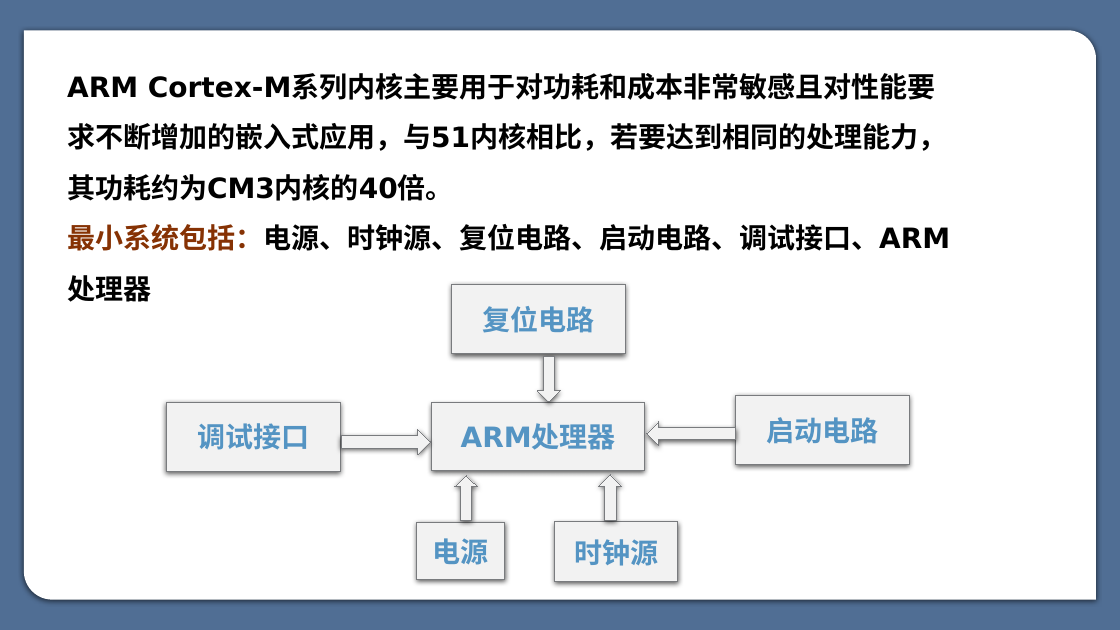
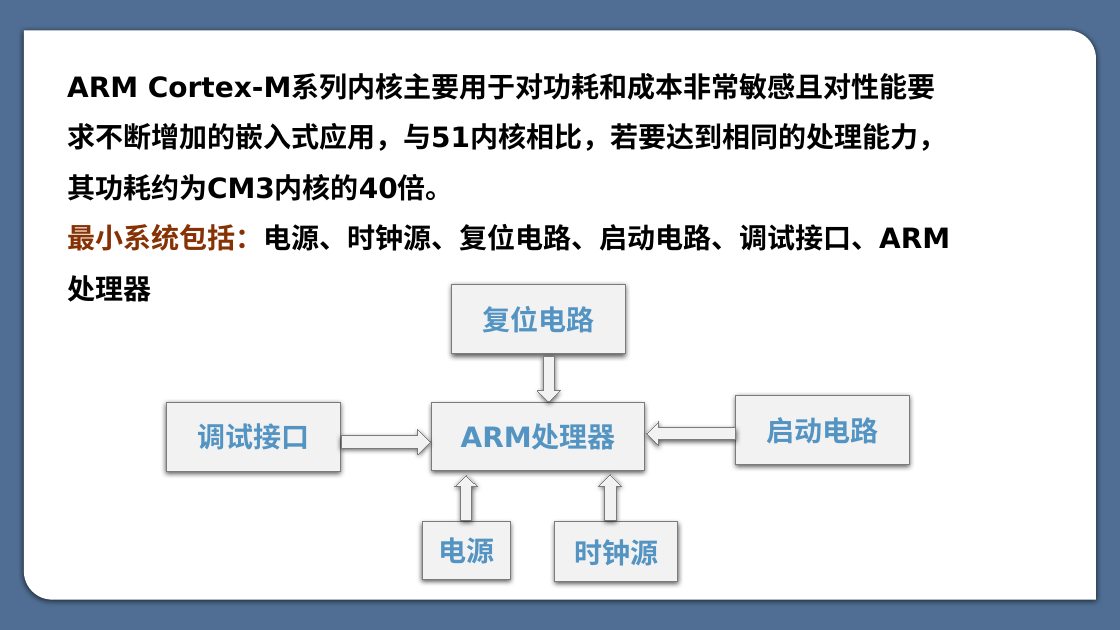
Before and after one commit to myp-super/SXU-CK-Learning-materials, a slide deck: slide 2 of 嵌入式学习资料/STM32/大三下课堂课件/第三章 STM32最小系统.pptx. Drawn at 1120x630 pixels with LibreOffice and Linux fonts; fonts in the diff are those of the drawing. Boxes give left, top, right and bottom in pixels: in the first picture for what was removed or moved away, otherwise in the second. Text is boxed around its words. In the diff, an @@ line names an element or a change of style, - is before the commit and + after.

```diff
--- a/嵌入式学习资料/STM32/大三下课堂课件/第三章 STM32最小系统.pptx
+++ b/嵌入式学习资料/STM32/大三下课堂课件/第三章 STM32最小系统.pptx
@@ rectangle "电源": place and size @@
-rectangle "电源" at [417,523,505,580]
+rectangle "电源" at [423,522,511,579]
```
Also in this commit, not shown: 26 other files.
